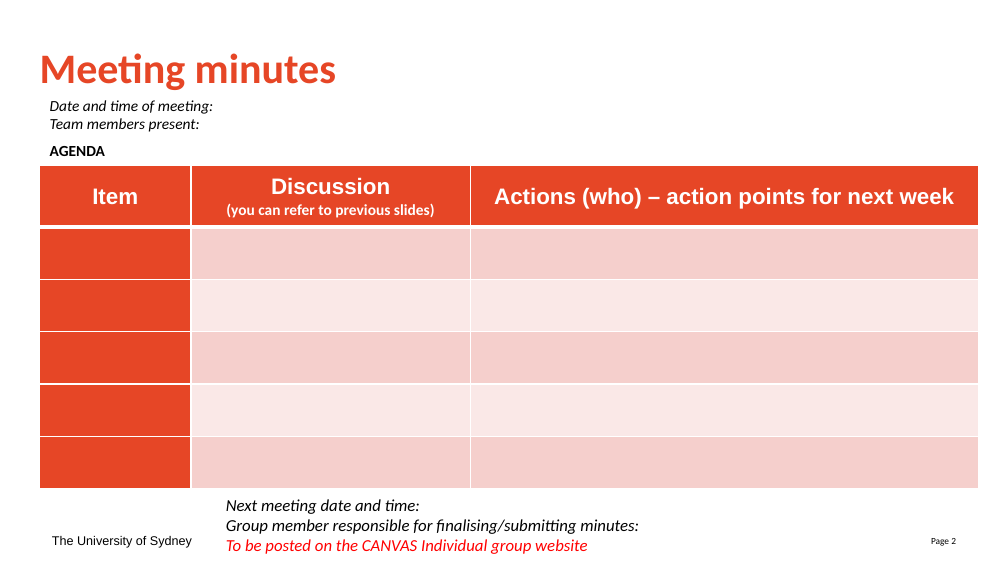
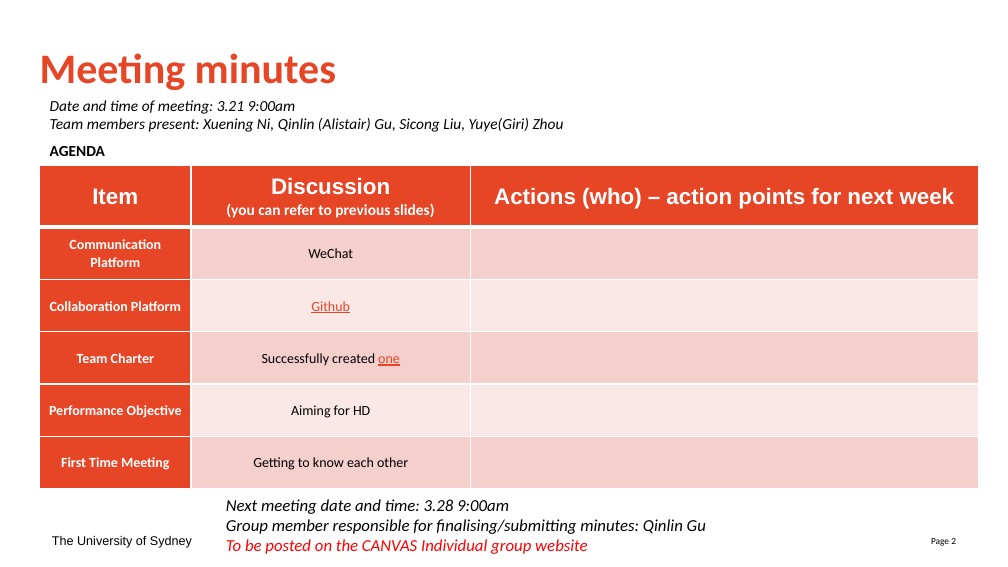
Before and after one commit to zephyralistair/Data3888-KidneyA1, a slide deck: slide 2 of Weekly Updates/Week 5.pptx. Drawn at 1008x567 pixels with LibreOffice and Linux fonts; fonts in the diff are those of the drawing. Boxes give left, top, right and bottom in pixels: in the first picture for what was removed or moved away, otherwise in the second. Text is boxed around its words. In the diff, an @@ line names an element or a change of style, - is before the commit and + after.

```diff
--- a/Weekly Updates/Week 5.pptx
+++ b/Weekly Updates/Week 5.pptx
@@ text at (50,100,564,132): text changed @@
-Date and time of meeting:
-Team members present:
+Date and time of meeting: 3.21 9:00am
+Team members present: Xuening Ni, Qinlin (Alistair) Gu, Sicong Liu, Yuye(Giri) Zhou
@@ table at (39,165,978,489) @@
-row 2, column 1: 
+row 2, column 1: Communication Platform
-row 2, column 2: 
+row 2, column 2: WeChat
-row 3, column 1: 
+row 3, column 1: Collaboration Platform
-row 3, column 2: 
+row 3, column 2: Github
-row 4, column 1: 
+row 4, column 1: Team Charter
-row 4, column 2: 
+row 4, column 2: Successfully created one
-row 5, column 1: 
+row 5, column 1: Performance Objective
-row 5, column 2: 
+row 5, column 2: Aiming for HD
-row 6, column 1: 
+row 6, column 1: First Time Meeting
-row 6, column 2: 
+row 6, column 2: Getting to know each other
@@ text at (226,499,706,534): text changed @@
-Next meeting date and time:
-Group member responsible for finalising/submitting minutes:
+Next meeting date and time: 3.28 9:00am
+Group member responsible for finalising/submitting minutes: Qinlin Gu
```
Also in this commit, not shown: 1 other slide changed, 1 other file.
